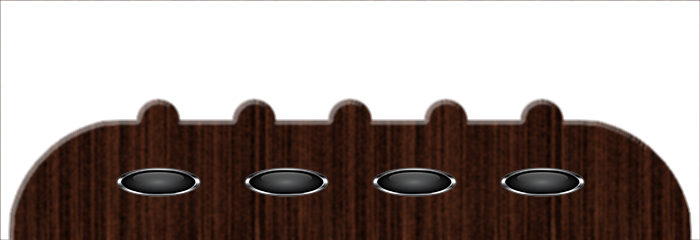
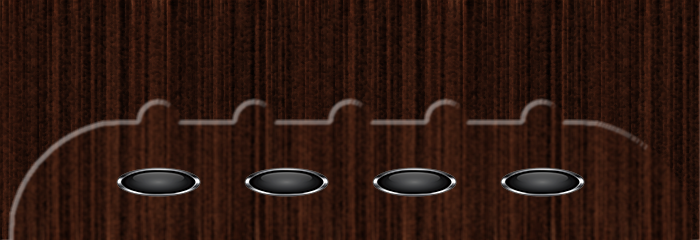
Before/after of a (700, 240) layered artwork. What changed in the layer stack:
added layer "Слой 10" over [0, 0, 700, 240]
